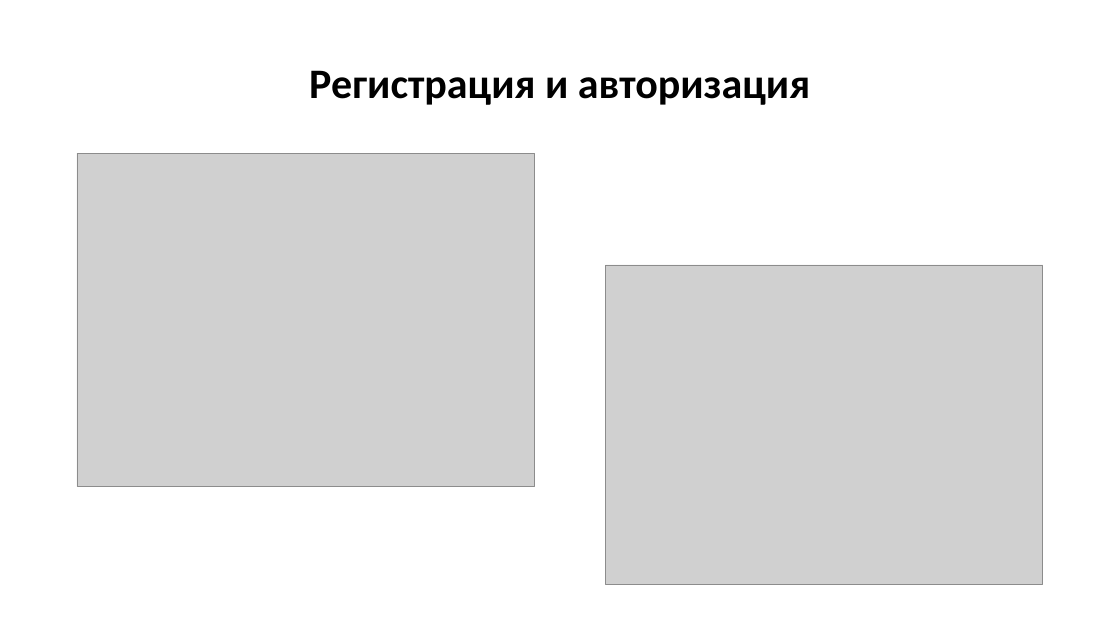
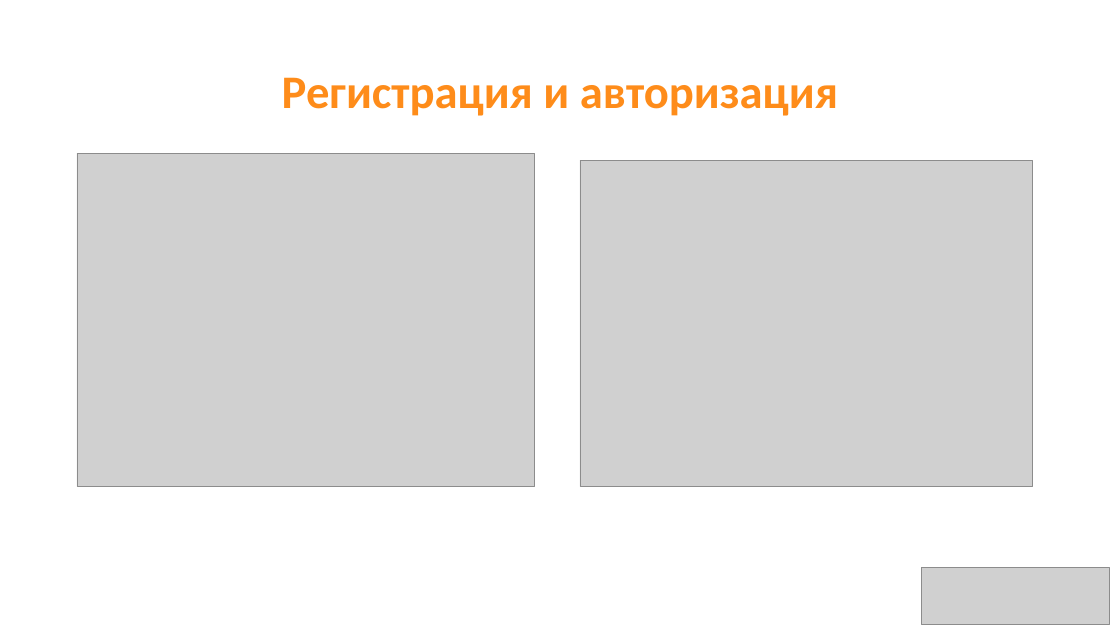
Before and after one commit to aaalace/D-Compare, a slide deck: slide 5 of presentation.pptx (slide 4 before the commit). Drawn at 1120x630 pixels with LibreOffice and Linux fonts; fonts in the diff are those of the drawing; grey boxes stand for pictures. Boxes give left, top, right and bottom in pixels: in the first picture for what was removed or moved away, otherwise in the second. Text is boxed around its words. In the diff, an @@ line names an element or a change of style, - is before the commit and + after.

```diff
--- a/presentation.pptx
+++ b/presentation.pptx
@@ title "Регистрация и авторизация" at [282,77,838,116]: size 36 to 40 pt, text colour #000000 to #FE8C1A @@
@@ picture: place and size @@
-picture at [606,266,1044,585]
+picture at [580,160,1033,487]
@@ picture added at [922,568,1109,625] @@
```
Also in this commit, not shown: 7 other slides changed, 3 slides added, 1 other file.
